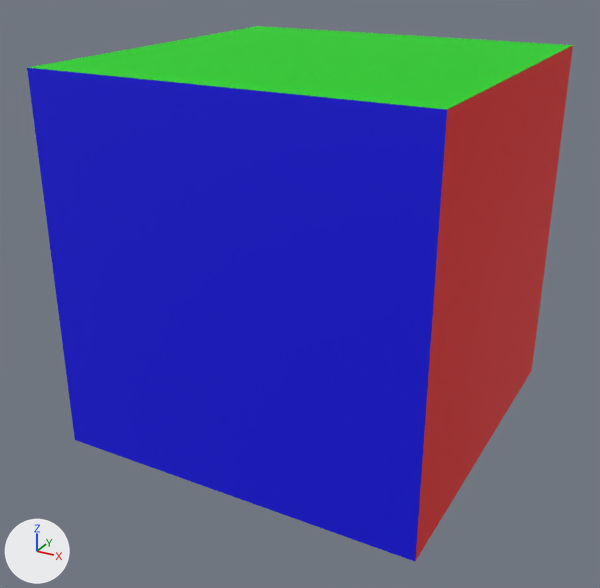
A saved change to the OBJ model test/scene_subdivided.obj.
Rendered twice from a 50 mm lens placed at (3.91, -9.6, 3.15), pointed at (-0.1, -2.3, -0.5). Lighting does not change. The marker at lower left points along +X, +Y and +Z. Where no turn or scale is listed for an object, it has been applied to the vertices.
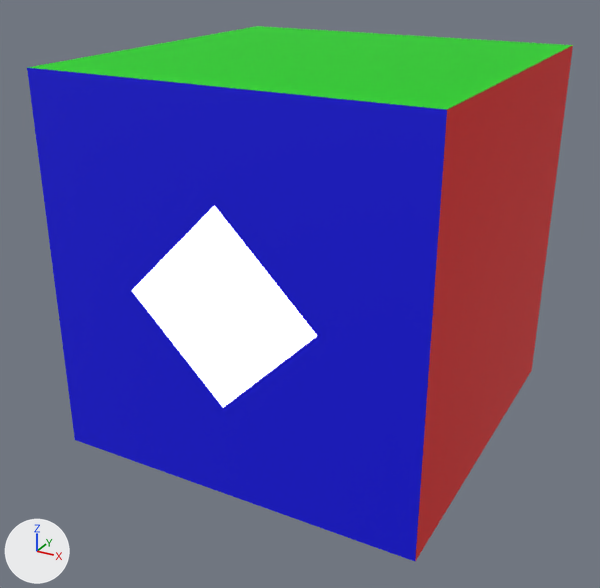
Edits to the bpy script that builds the scene:
```text
Change me_cube:
    where me_cube.from_pydata(...)  # 124 vertices, 240 faces; spans x -2.0..2.0, y -4.0..0.0, z -2.0..2.0
    used by ob_cube; location = (0.0, 0.0, 0.0)
    me_cube part 1: all 4 faces centred in x -0.33..0.33, y -4.0, z -0.33..0.33 switch from mat_material_003 (blue #0000e7) to mat_material_005 (white #ffffff)
```

Changed parts and their boxes (x1, y1, x2, y2) in the pictures (600 x 588 px):
part 1 of me_cube, recoloured (blue to white): (132, 205, 317, 408) in both
